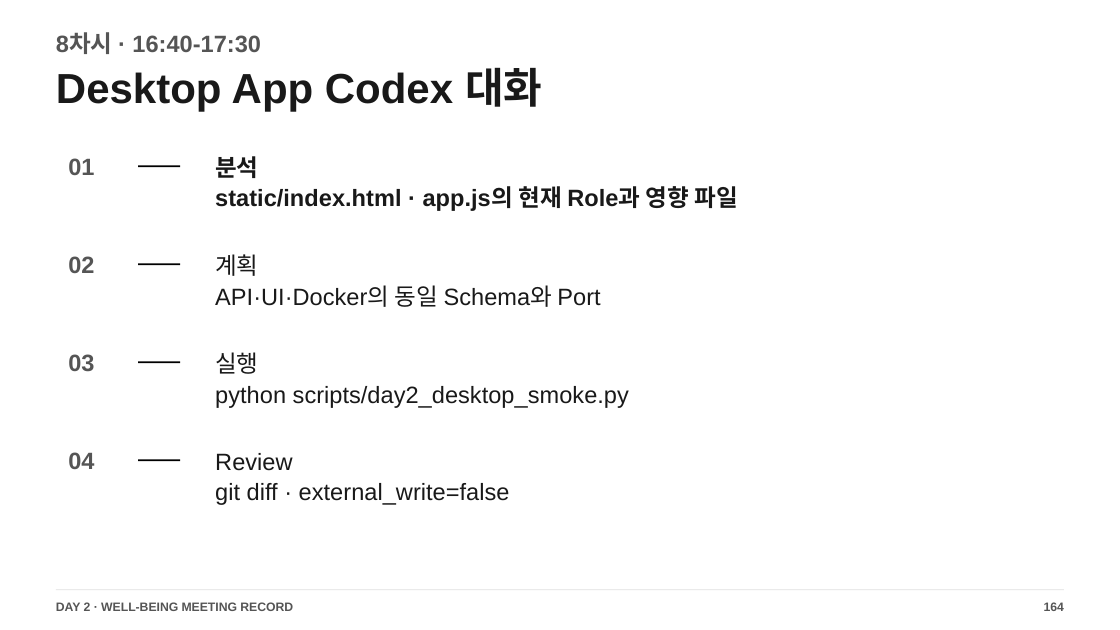
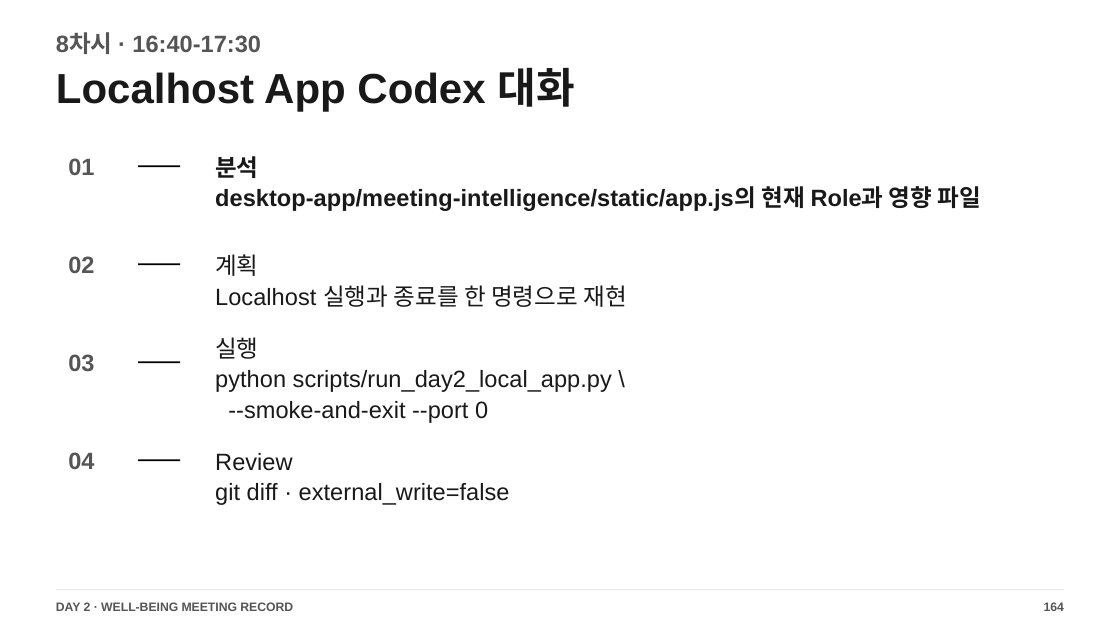
Before and after one commit to smilesjcha/llm-agent-and-workflow-automation, a slide deck: slide 164 of slides/IPA_LLM_Agent_업무자동화_Day2_2026_STUDENT_READY_176p.pptx. Drawn at 1120x630 pixels with LibreOffice and Linux fonts; fonts in the diff are those of the drawing. Boxes give left, top, right and bottom in pixels: in the first picture for what was removed or moved away, otherwise in the second. Text is boxed around its words. In the diff, an @@ line names an element or a change of style, - is before the commit and + after.

Commit message:
docs(day2): align class 8 localhost tutorial

```diff
--- a/slides/IPA_LLM_Agent_업무자동화_Day2_2026_STUDENT_READY_176p.pptx
+++ b/slides/IPA_LLM_Agent_업무자동화_Day2_2026_STUDENT_READY_176p.pptx
@@ text at (x1=56, y1=67, x2=575, y2=112): text changed @@
-Desktop App Codex 대화
+Localhost App Codex 대화
@@ text at (x1=215, y1=186, x2=981, y2=211): text changed @@
-static/index.html · app.js의 현재 Role과 영향 파일
+desktop-app/meeting-intelligence/static/app.js의 현재 Role과 영향 파일
@@ text at (x1=215, y1=285, x2=626, y2=307): text changed @@
-API·UI·Docker의 동일 Schema와 Port
+Localhost 실행과 종료를 한 명령으로 재현
@@ text at (x1=215, y1=370, x2=612, y2=423): text changed @@
-python scripts/day2_desktop_smoke.py
+python scripts/run_day2_local_app.py \
+--smoke-and-exit --port 0
```
Also in this commit, not shown: 44 other slides changed, 12 other files.
